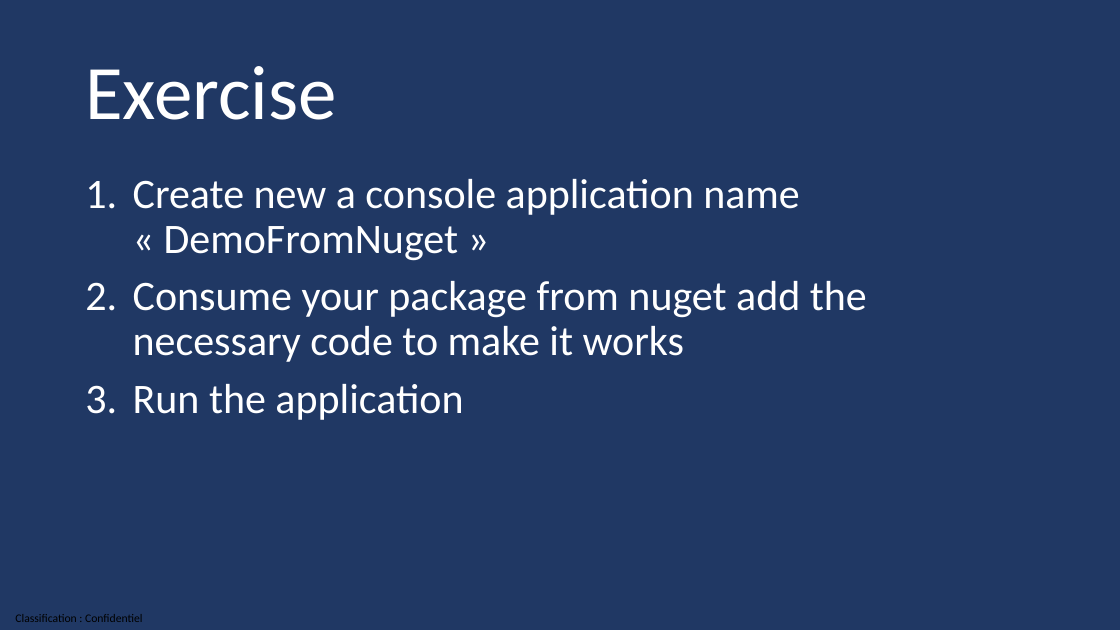
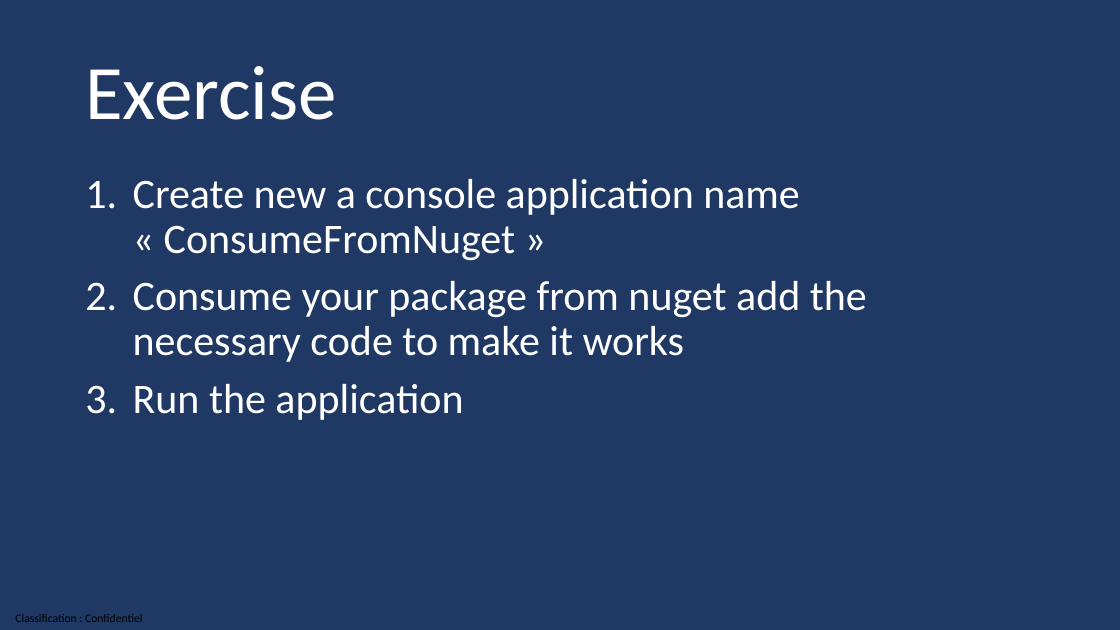
Before and after one commit to guillaume-chervet/course.dotnet, a slide deck: slide 130 of documentations/dotnet6.pptx (slide 129 before the commit). Drawn at 1120x630 pixels with LibreOffice and Linux fonts; fonts in the diff are those of the drawing. Boxes give left, top, right and bottom in pixels: in the first picture for what was removed or moved away, otherwise in the second. Text is boxed around its words. In the diff, an @@ line names an element or a change of style, - is before the commit and + after.

```diff
--- a/documentations/dotnet6.pptx
+++ b/documentations/dotnet6.pptx
@@ text at [133,179,800,261]: text changed @@
-1. Create new a console application name « DemoFromNuget »
+1. Create new a console application name « ConsumeFromNuget »
```
Also in this commit, not shown: 25 other slides changed, 1 slide added.
